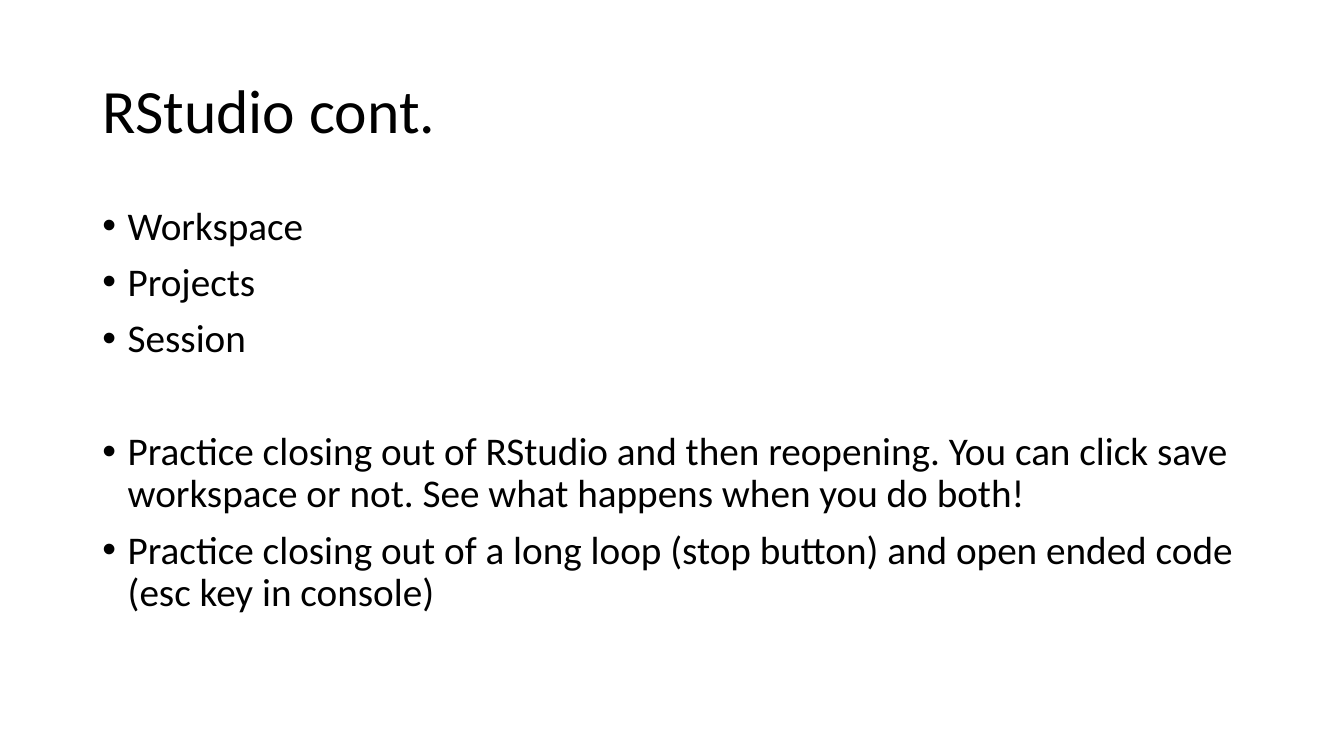
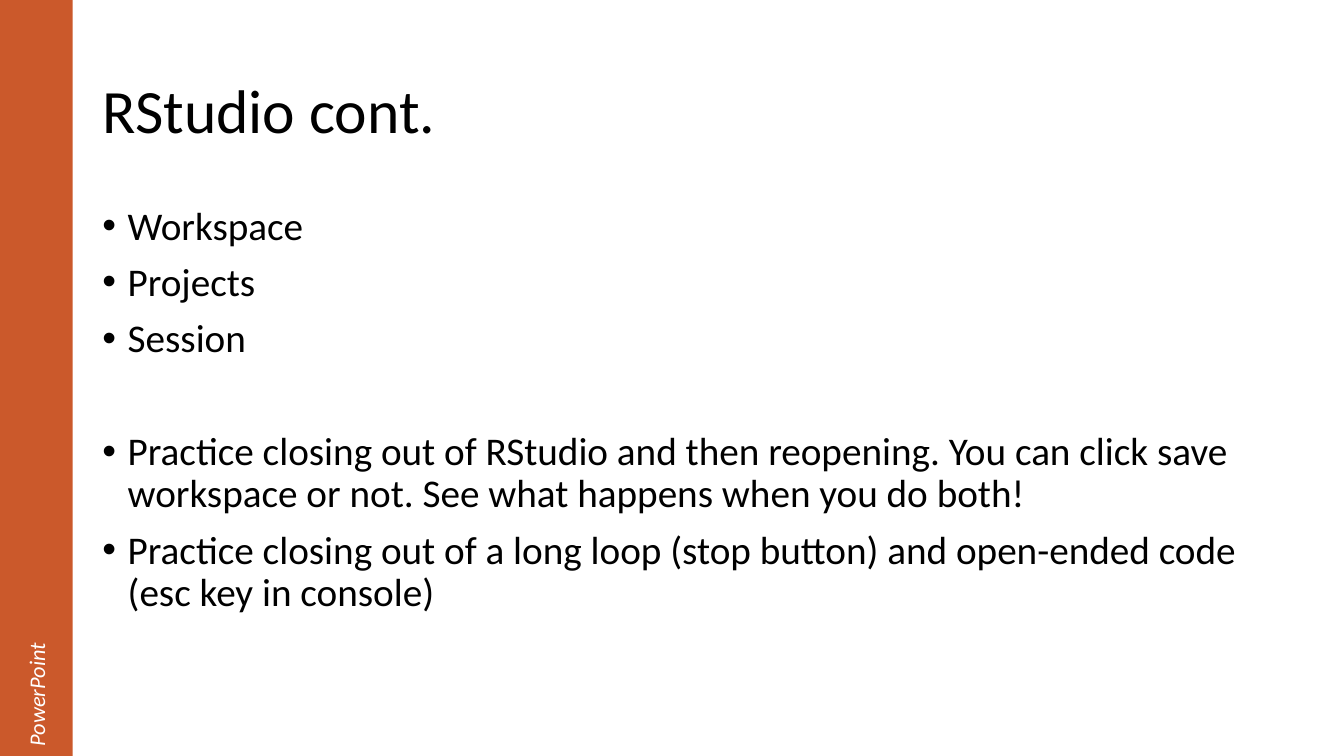
Before and after one commit to justinpriest/R_Intro_ADFG, a slide deck: slide 20 of The Basics of R.pptx (slide 17 before the commit). Drawn at 1344x756 pixels with LibreOffice and Linux fonts; fonts in the diff are those of the drawing. Boxes give left, top, right and bottom in pixels: in the first picture for what was removed or moved away, otherwise in the second. Text is boxed around its words. In the diff, an @@ line names an element or a change of style, - is before the commit and + after.

```diff
--- a/The Basics of R.pptx
+++ b/The Basics of R.pptx
@@ rectangle added at box(0, 0, 73, 756), fill #CB592B, 16 pt, text #FFFFFF, italic @@
+PowerPoint
@@ text at box(128, 535, 1236, 613): text changed @@
-• Practice closing out of a long loop (stop button) and open ended code (esc key in console)
+• Practice closing out of a long loop (stop button) and open-ended code (esc key in console)
```
Also in this commit, not shown: 31 other slides changed, 8 slides added, 1 other file.
